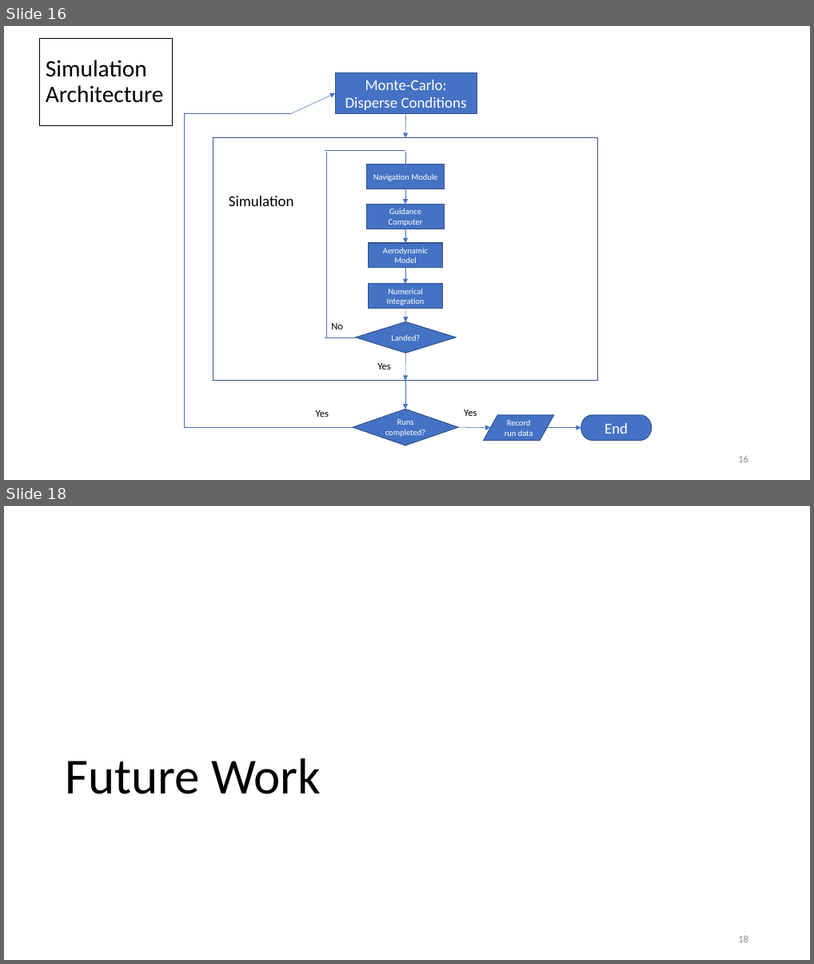
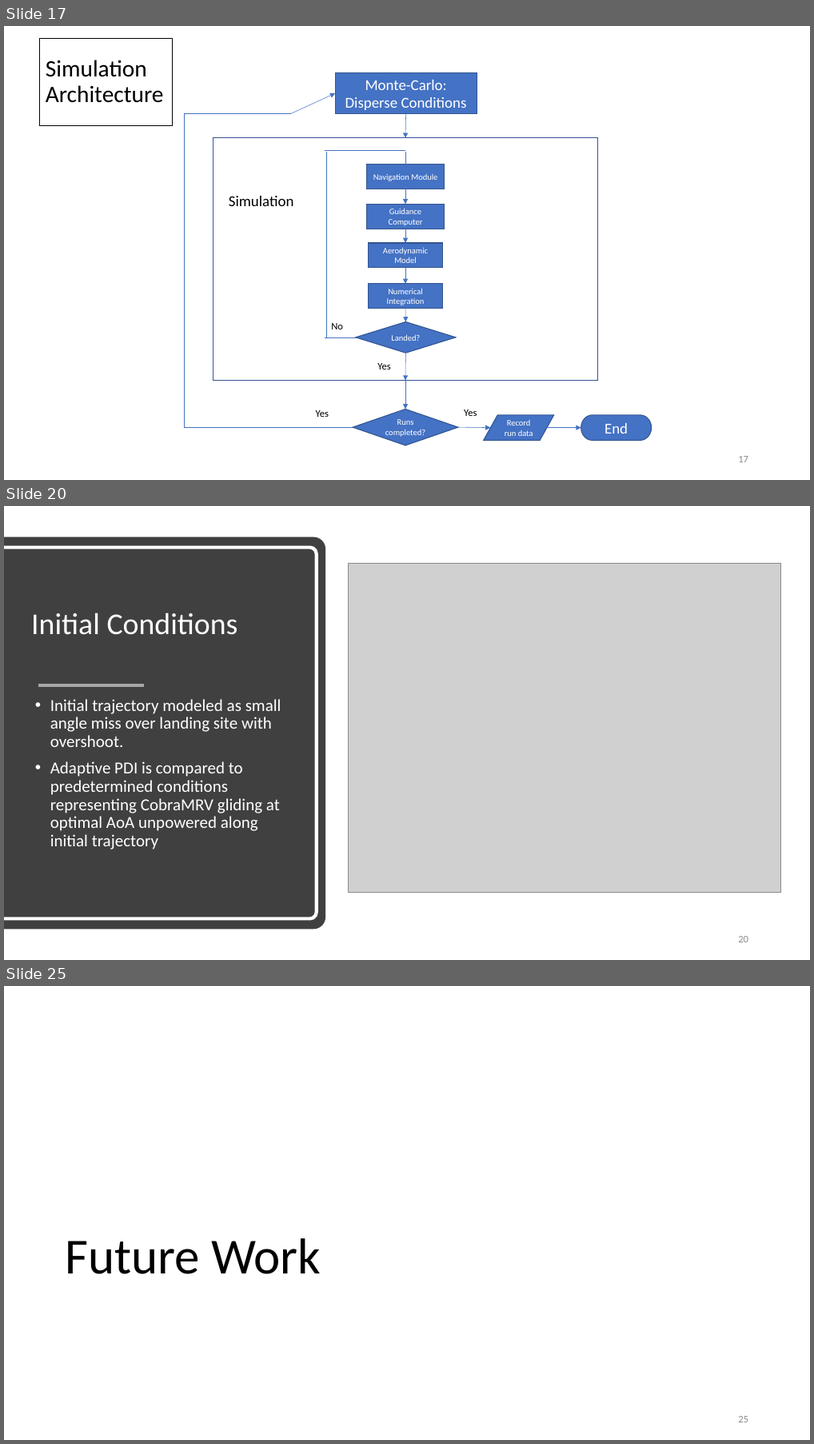
Before and after one commit to ldstrohl/Thesis, a slide deck: Written/Defense/Defense.pptx. Shown one above the other, each under a label of ours: slides 16 and 18 before the commit, slides 17, 20 and 25 after it; the slides between them are not shown. The pictures are 814x964 and 814x1444 pixels, drawn with LibreOffice and Linux fonts; fonts in the diff are those of the drawing; grey boxes stand for pictures. Boxes give left, top, right and bottom in pixels: in the first picture for what was removed or moved away, otherwise in the second. Text is boxed around its words. In the diff, an @@ line names an element or a change of style, - is before the commit and + after.

```diff
--- a/Written/Defense/Defense.pptx
+++ b/Written/Defense/Defense.pptx
@@ slide 20 added at (x1=4, y1=506, x2=810, y2=960), background #FFFFFF @@
@@ round same rect added at (x1=4, y1=537, x2=326, y2=929), fill #404040 @@
@@ round same rect added at (x1=4, y1=548, x2=317, y2=918), outline #FFFFFF 4 pt @@
@@ picture added at (x1=348, y1=564, x2=781, y2=892) @@
@@ title added at (x1=31, y1=612, x2=238, y2=635), 36 pt, text #FFFFFF @@
+Initial Conditions
@@ line added from (38, 685) to (144, 685), #A6A6A6 4 pt @@
@@ text added at (x1=50, y1=699, x2=282, y2=849), 20 pt, text #FFFFFF @@
+• Initial trajectory modeled as small angle miss over landing site with overshoot.
+• Adaptive PDI is compared to predetermined conditions representing CobraMRV gliding at optimal AoA unpowered along initial trajectory
@@ page number added at (x1=738, y1=936, x2=749, y2=942), 12 pt, text #8C8C8C @@
+20
@@ what was slide 16 is now slide 17 @@
@@ page number at (x1=738, y1=456, x2=749, y2=462): text changed @@
-16
+17
@@ what was slide 18 is now slide 25 @@
@@ page number at (x1=738, y1=1416, x2=749, y2=1422): text changed @@
-18
+25
```
Also in this commit, not shown: 1 slide changed, 6 other slides added, 1 other file.
